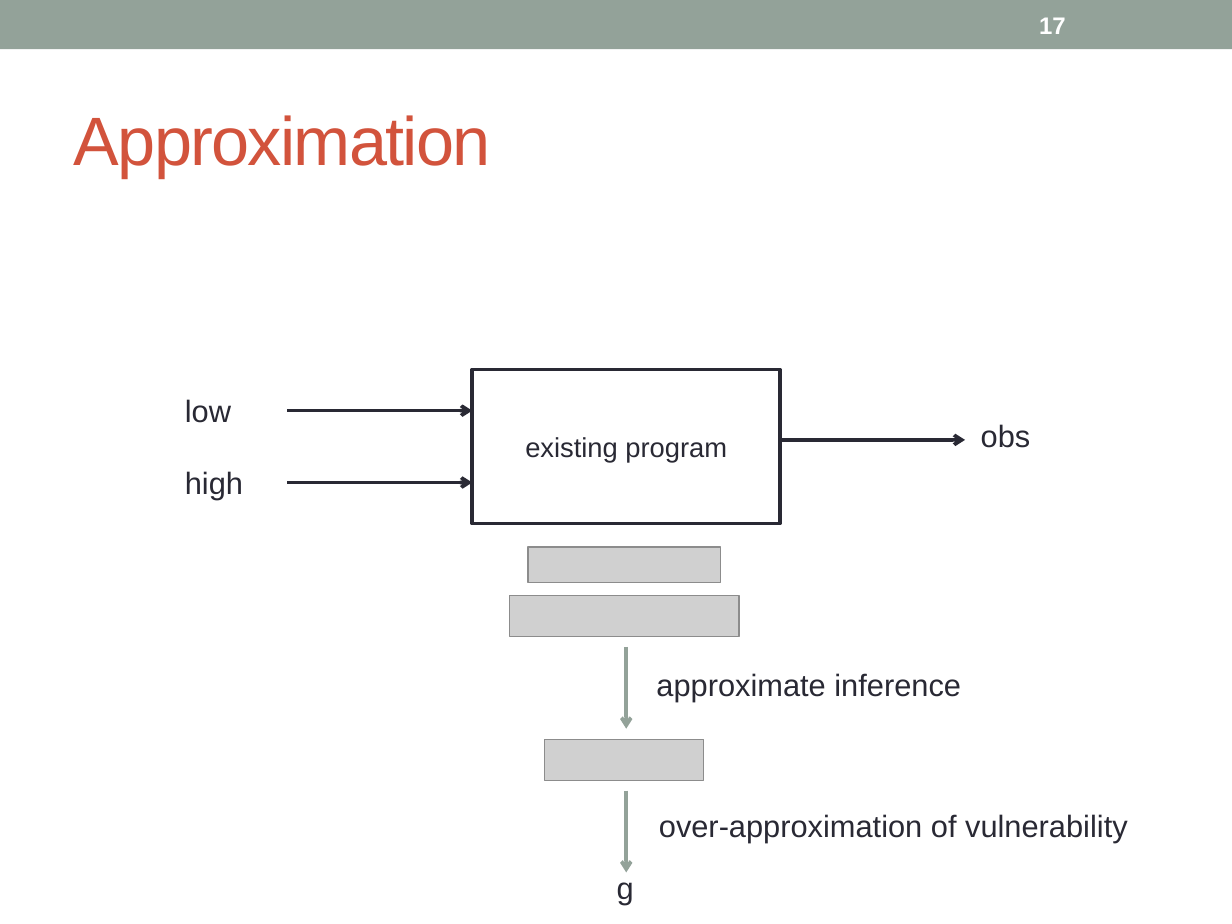
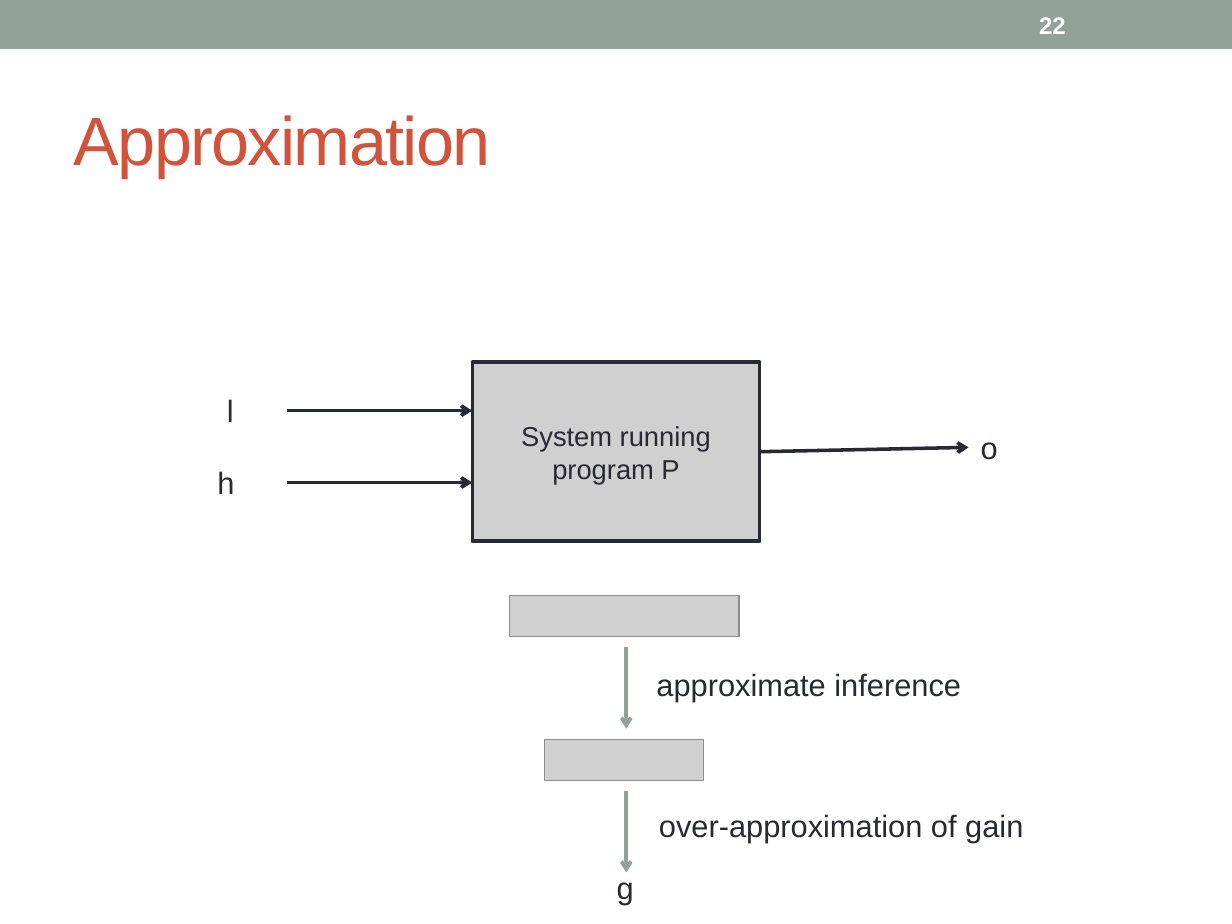
Before and after one commit to piotrm0/piotrm0.github.io, a slide deck: slide 22 of docs/mardziel15hcss.pres.pptx (slide 17 before the commit). Drawn at 1232x924 pixels with LibreOffice and Linux fonts; fonts in the diff are those of the drawing; grey boxes stand for pictures. Boxes give left, top, right and bottom in pixels: in the first picture for what was removed or moved away, otherwise in the second. Text is boxed around its words. In the diff, an @@ line names an element or a change of style, - is before the commit and + after.

```diff
--- a/docs/mardziel15hcss.pres.pptx
+++ b/docs/mardziel15hcss.pres.pptx
@@ page number at bbox=[1039, 17, 1066, 34]: text changed @@
-17
+22
@@ rectangle "System running program P": place and size @@
-rectangle "System running program P" at bbox=[472, 370, 780, 524]
+rectangle "System running program P" at bbox=[472, 362, 759, 541]
@@ rectangle "System running program P" at bbox=[472, 362, 759, 541]: fill #FFFFFF to none @@
@@ picture added at bbox=[472, 362, 759, 541] @@
@@ text removed at bbox=[185, 399, 231, 423] @@
-low
@@ text added at bbox=[227, 399, 234, 422], 18 pt, text #292934 @@
+l
@@ text in rectangle at bbox=[521, 426, 711, 484]: text changed @@
-existing program
+System running program P
@@ arrow moved from (780, 440) - (965, 440) to (760, 452) - (968, 447) @@
@@ text removed at bbox=[981, 424, 1031, 448] @@
-obs
@@ text added at bbox=[981, 442, 998, 460], 18 pt, text #292934 @@
+o
@@ text removed at bbox=[185, 471, 243, 500] @@
-high
@@ text added at bbox=[217, 471, 234, 494], 18 pt, text #292934 @@
+h
@@ picture removed at bbox=[529, 547, 721, 583] @@
@@ text at bbox=[659, 814, 1023, 843]: text changed @@
-over-approximation of vulnerability
+over-approximation of gain
```
Also in this commit, not shown: 39 other slides changed, 6 slides added, 2 slides removed, 1 other file.
